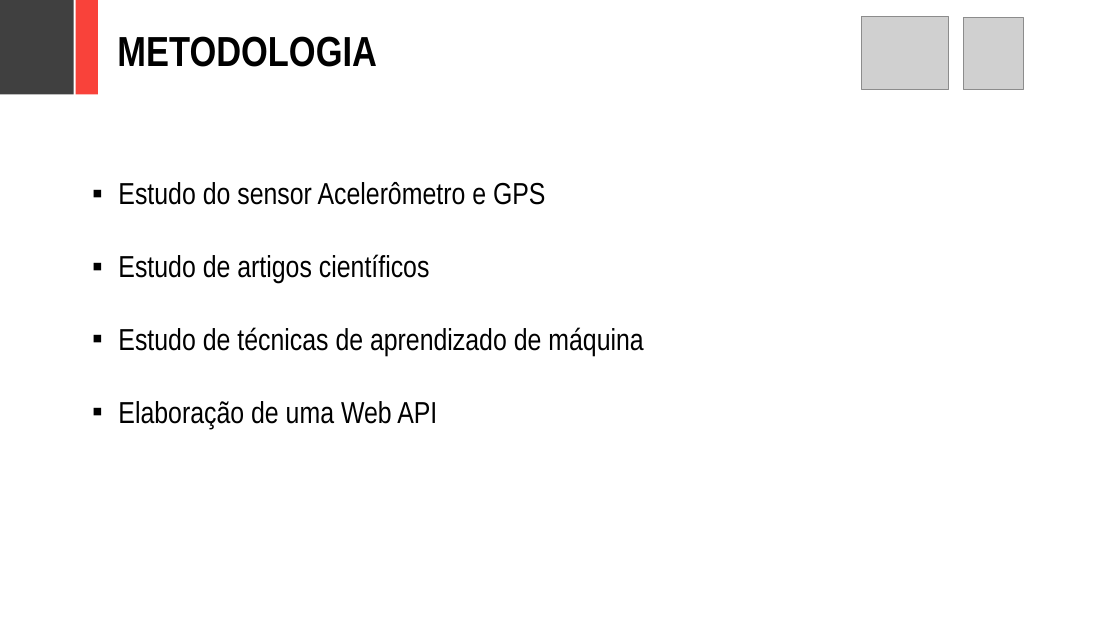
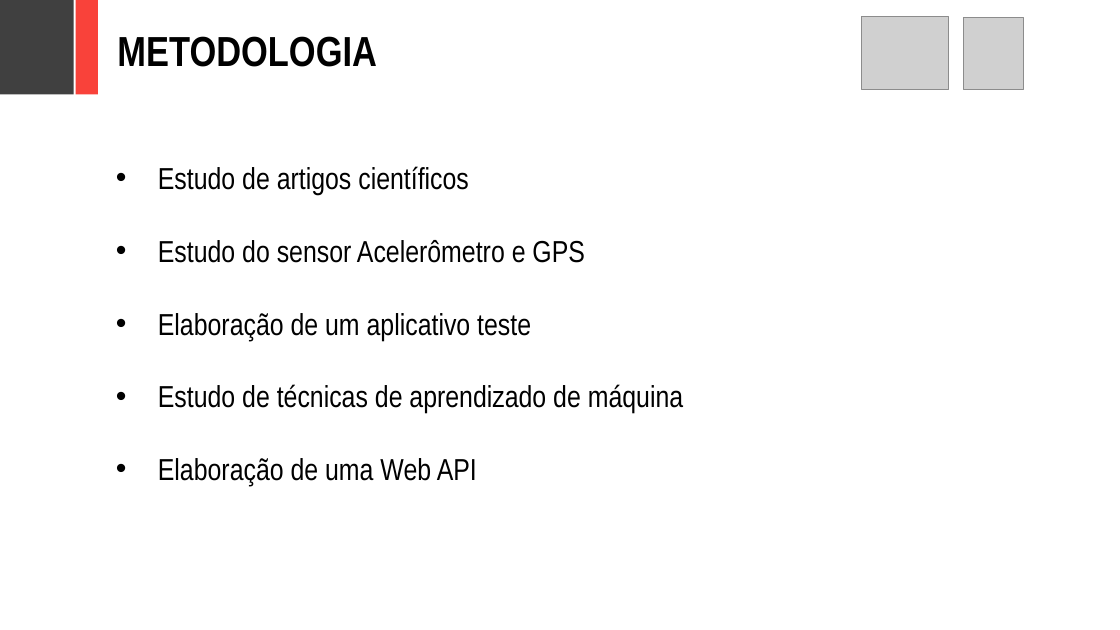
Before and after one commit to adornodev/TCC-Lunar, a slide deck: slide 9 of FinalCourseAssignment/Lunar.pptx (slide 8 before the commit). Drawn at 1120x630 pixels with LibreOffice and Linux fonts; fonts in the diff are those of the drawing; grey boxes stand for pictures. Boxes give left, top, right and bottom in pixels: in the first picture for what was removed or moved away, otherwise in the second. Text is boxed around its words. In the diff, an @@ line names an element or a change of style, - is before the commit and + after.

```diff
--- a/FinalCourseAssignment/Lunar.pptx
+++ b/FinalCourseAssignment/Lunar.pptx
@@ text "Estudo de artigos científicos" moved from (x1=118, y1=182, x2=643, y2=428) to (x1=158, y1=166, x2=683, y2=486) @@
@@ text at (x1=158, y1=166, x2=469, y2=195): paragraph added @@
+• Estudo de artigos científicos
@@ text at (x1=158, y1=240, x2=683, y2=486): bullet ▪ to • @@
@@ text at (x1=158, y1=313, x2=531, y2=340): text changed @@
-▪ Estudo de artigos científicos
+• Elaboração de um aplicativo teste
```
Also in this commit, not shown: 18 other slides changed, 1 slide added, 4 slides removed, 2 other files.
